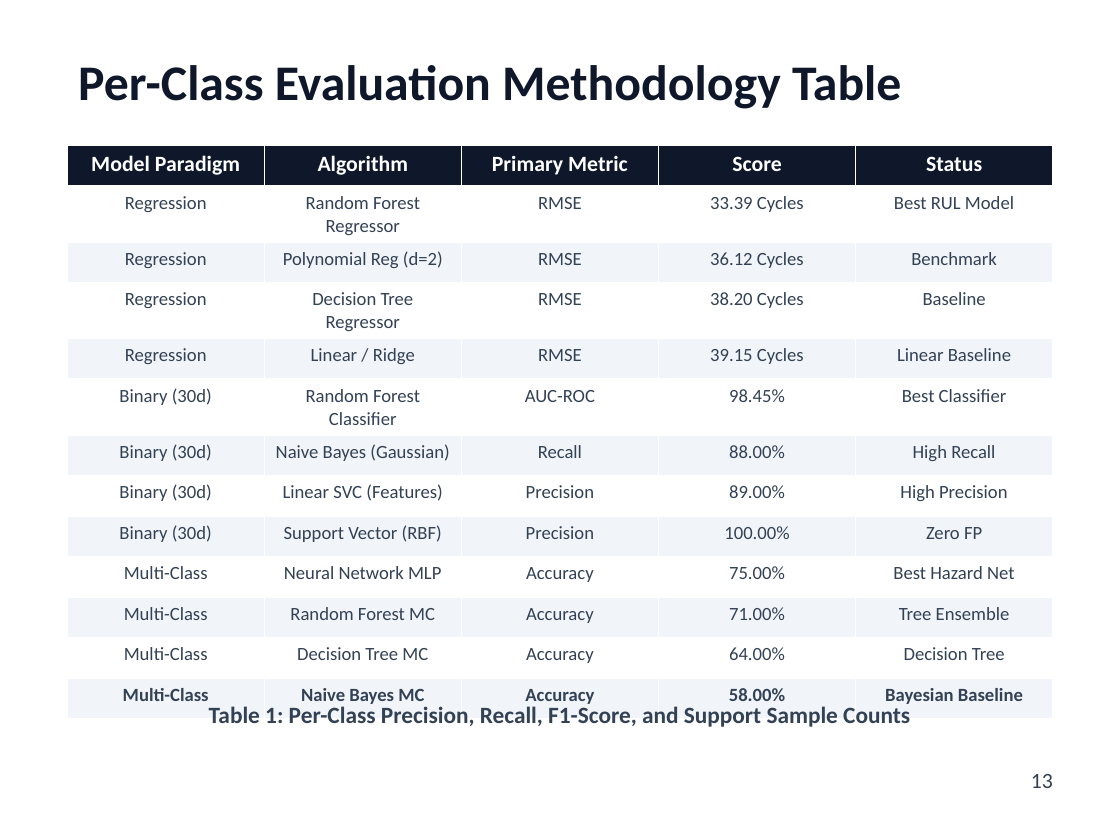
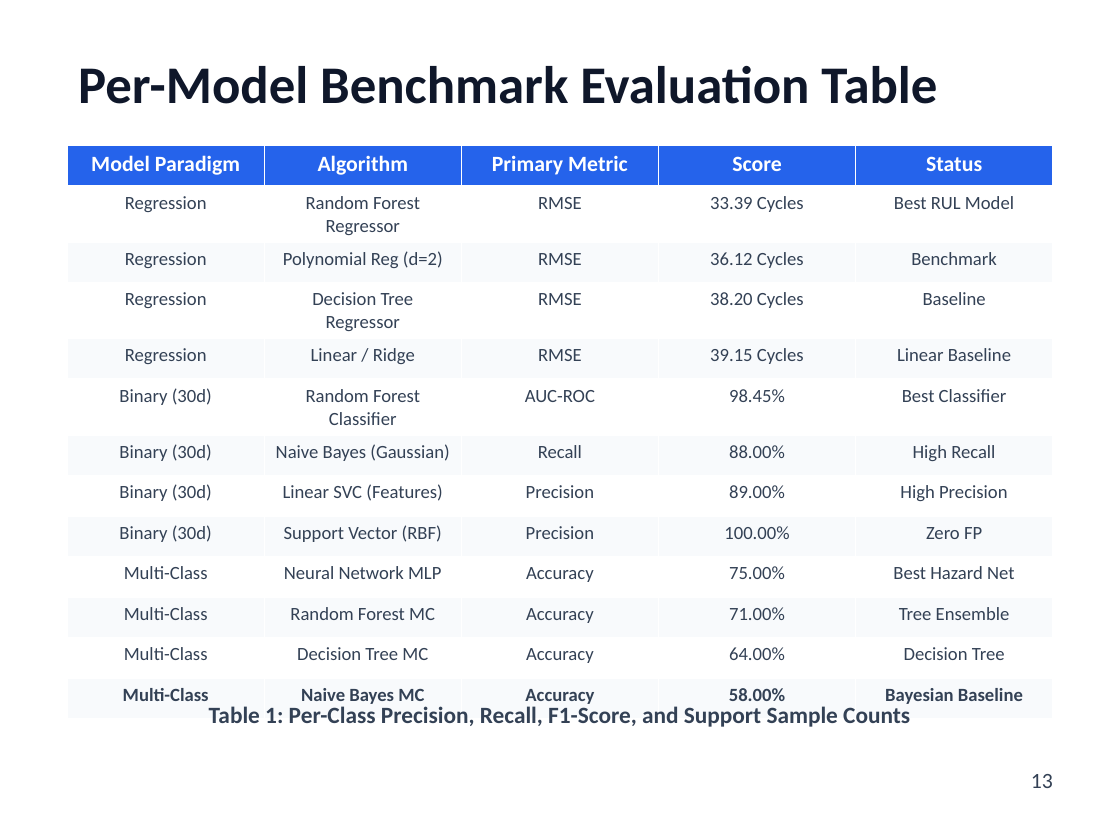
Before and after one commit to PiyushTiwari2051/Predictive-Master, a slide deck: slide 13 of Internship Presentation PPTs Template Final.pptx. Drawn at 1120x840 pixels with LibreOffice and Linux fonts; fonts in the diff are those of the drawing. Boxes give left, top, right and bottom in pixels: in the first picture for what was removed or moved away, otherwise in the second. Text is boxed around its words. In the diff, an @@ line names an element or a change of style, - is before the commit and + after.

Commit message:
Generate world-class 17-slide presentation meeting Fortune 500 & McKinsey design standards

```diff
--- a/Internship Presentation PPTs Template Final.pptx
+++ b/Internship Presentation PPTs Template Final.pptx
@@ text at [78, 66, 937, 104]: text changed; size 32 to 34 pt @@
-Per-Class Evaluation Methodology Table
+Per-Model Benchmark Evaluation Table
@@ table at [67, 146, 1053, 711] @@
@@ fill #0F172A to #2563EB in row 1 @@
@@ fill #F1F5F9 to #F8FAFC in 30 cells @@
```
Also in this commit, not shown: 15 other slides changed, 1 slide added, 1 slide removed, 1 other file.
